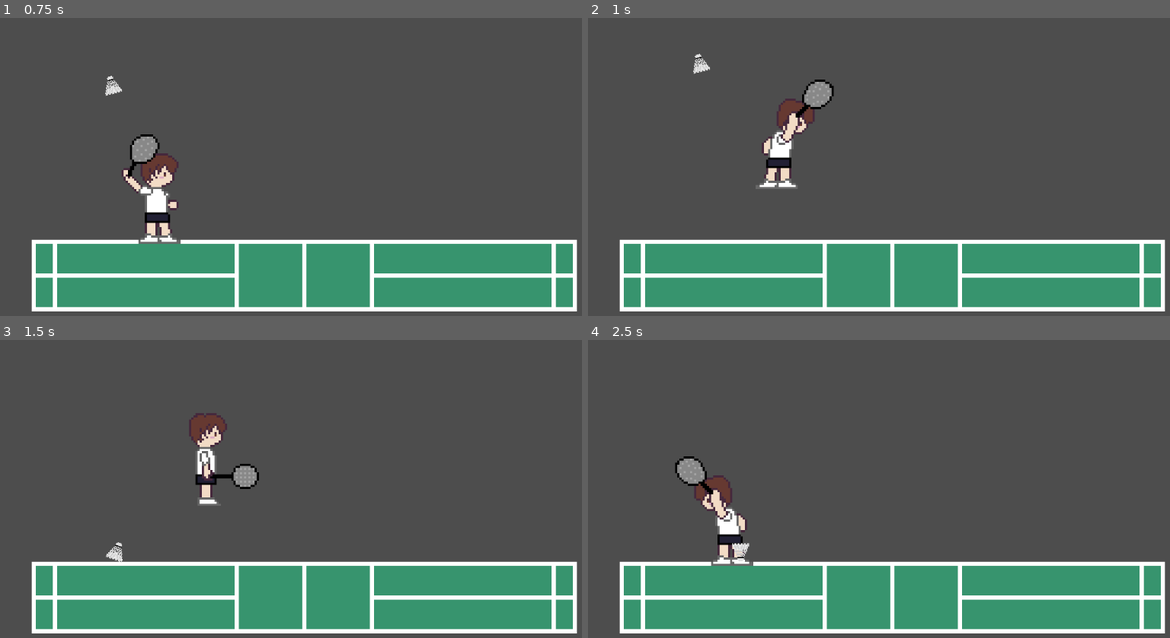
Above: before the commit, frames 1-4 (two rows, left to right).
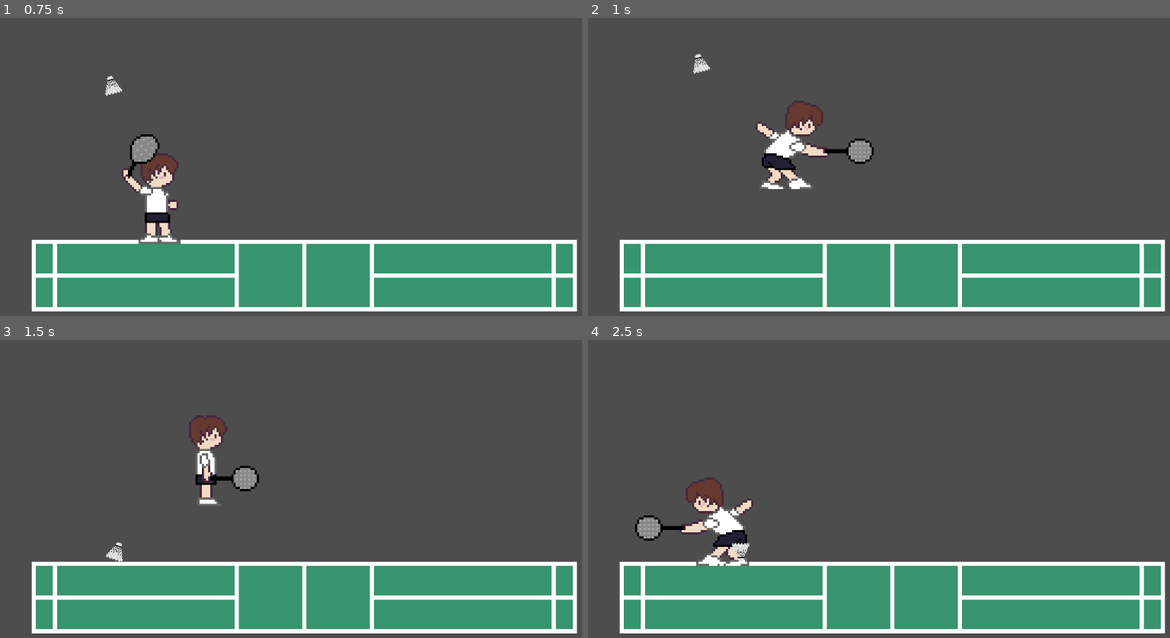
Above: after the commit, the same moments.

Repository: PS204coder/Babinkton
Game: Godot game, scene res://Scenes/test.tscn
Same seed, same stepped clock (60 frames per second), same inputs: the game is played once before the commit and once after it.
Inputs (mouse positions are in pixels of both pictures, inside the frame that each line leads up to):
- Up to frame 1 (0.75 s): move the mouse to (436, 131) at 0.52 s; hold E (dash right) from 0.53 s (still down); click (436, 131) at 0.6 s
- Up to frame 2 (1 s): keep holding E (dash right); tap W (jump) at 0.77 s
- Up to frame 3 (1.5 s): keep holding E (dash right); move the mouse to (180, 489) at 1.27 s; click (180, 489) at 1.35 s
- Up to frame 4 (2.5 s): tap W (jump) at 1.52 s; move the mouse to (954, 396) at 2.02 s; release E (dash right) at 2.03 s; hold Q (dash left) from 2.03 s (still down); click (954, 396) at 2.1 s

Frame 1 is identical in both runs. In frame 2, 2.4% of the frame differs, in the area x 28-50%, y 20-58%; in frame 3, 0.6%; in frame 4, 2.4%.

Commit message:
idk whats wrong

Diff:
--- a/Scenes/player.tscn
+++ b/Scenes/player.tscn
@@ -27,7 +27,7 @@
 }],
 "loop": false,
 "name": &"attack",
-"speed": 5.0
+"speed": 7.0
 }, {
 "frames": [{
 "duration": 1.0,
